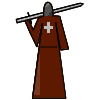
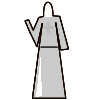
Layer changes from the first 100 x 100 image to the second:
removed layer "Layer 5" over [left=40, top=22, right=59, bottom=50]
added layer "Layer 7" above "Layer 1" over [left=40, top=22, right=58, bottom=48]
added layer "Layer 6" above "Layer 3" over [left=24, top=17, right=68, bottom=98]
hid "Layer 3" over [left=24, top=1, right=68, bottom=98]
hid "Layer 2" over [left=15, top=2, right=84, bottom=24]
hid "Layer 4" over [left=15, top=2, right=83, bottom=23]
